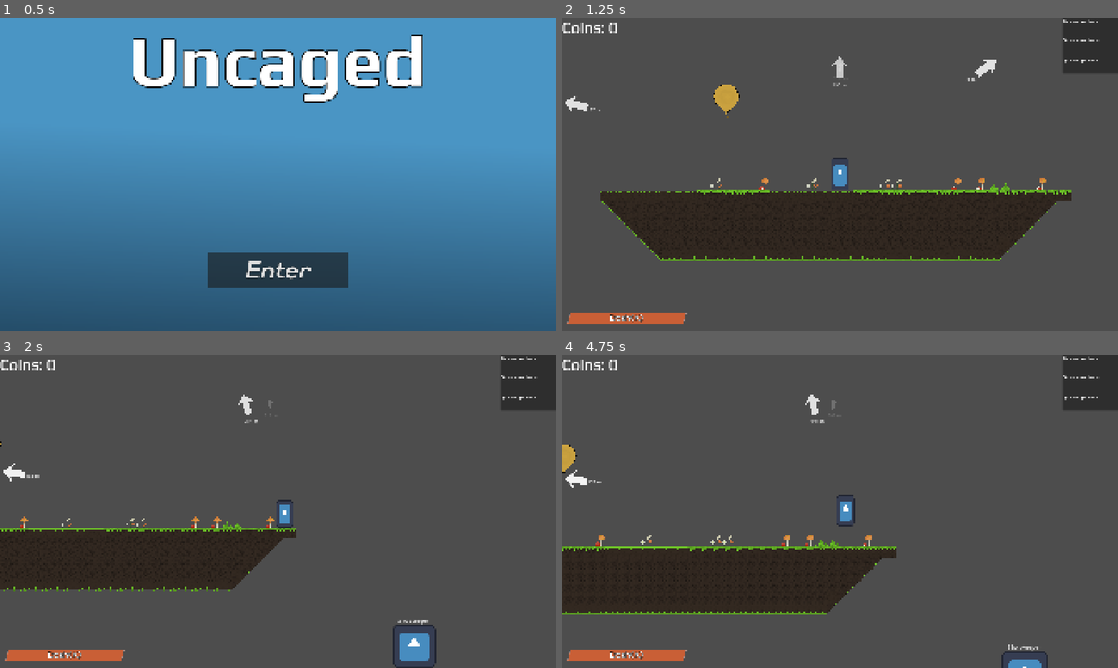
Above: before the commit, frames 1-4 (two rows, left to right).
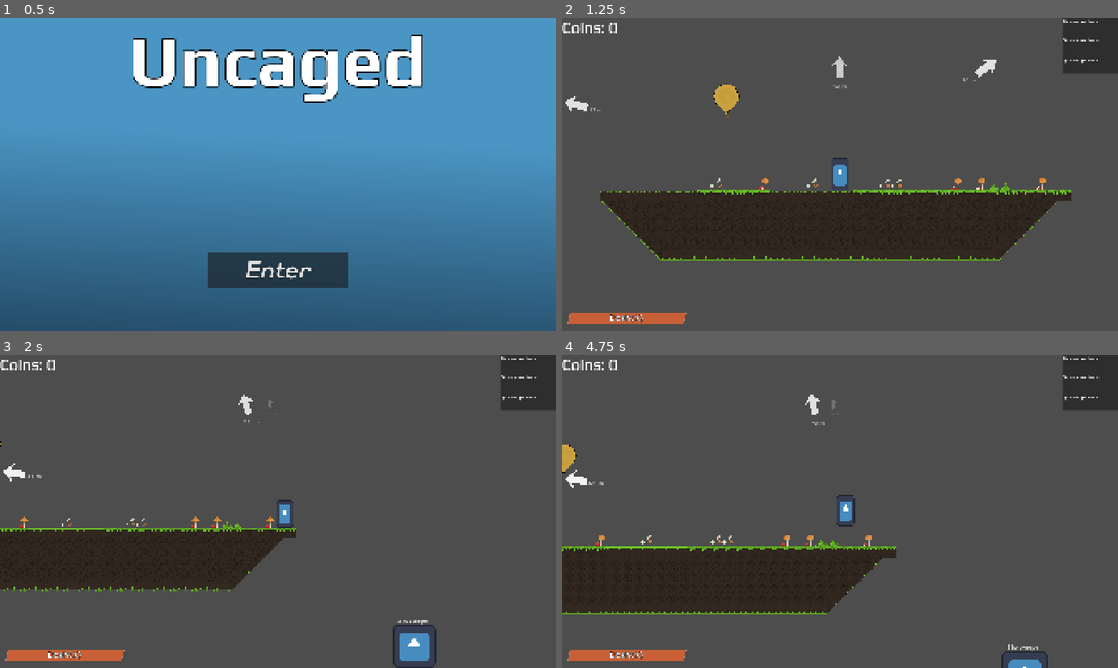
Above: after the commit, the same moments.

Repository: tjr5555/Uncaged
Game: Godot game, scene res://scenes/main_menu.tscn
Same seed, same stepped clock (60 frames per second), same inputs: the game is played once before the commit and once after it. The engine's default icon, where the game draws it, is replaced by a stand-in: a white triangle on a blue panel in a dark square.
Inputs (mouse positions are in pixels of both pictures, inside the frame that each line leads up to):
- Up to frame 1 (0.5 s): no input
- Up to frame 2 (1.25 s): click "Enter" at 0.5 s
- Up to frame 3 (2 s): tap Enter at 1.25 s; move the mouse to (400, 495) at 1.27 s; hold Right (ui_right) from 1.28 s (still down); tap E (Dash) at 1.35 s; click (400, 495) at 1.42 s; tap Space (ui_accept) at 1.52, 1.82 s
- Up to frame 4 (4.75 s): release Right (ui_right) at 2 s; drag from (728, 527) to (973, 614) at 2.02 s; move the mouse to (895, 442) at 2.77 s; hold Left (ui_left) 2.78-3.5 s; hold V (chat) 2.78-3.5 s; drag from (812, 574) to (1040, 624) at 3.52 s; move the mouse to (1006, 558) at 4.27 s; hold Right (ui_right) from 4.28 s (still down); tap Alt at 4.35 s; tap Space (ui_accept) at 4.52 s

Frame 1 is identical in both runs. In frame 2, less than 0.1% of the frame differs, in the area x 5-75%, y 19-30%; in frame 3, less than 0.1%; in frame 4, less than 0.1%, in the area x 4-50%, y 18-42%.

Commit message:
10/28 commit

Diff:
--- a/scenes/hint_arrow.tscn
+++ b/scenes/hint_arrow.tscn
@@ -2,6 +2,7 @@
 
 [ext_resource type="Script" uid="uid://d1l2l4b72hr3p" path="res://scripts/hint_arrow.gd" id="1_i6sfg"]
 [ext_resource type="Texture2D" uid="uid://d4c2bce6q7mbu" path="res://assets/arrow.png" id="2_nhxtg"]
+[ext_resource type="FontFile" uid="uid://b18ofjevqi05d" path="res://fonts/Elms_Sans/static/ElmsSans-SemiBold.ttf" id="3_nhxtg"]
 
 [node name="HintArrow" type="Node2D" unique_id=869631899]
 script = ExtResource("1_i6sfg")
@@ -16,10 +17,14 @@
 texture = ExtResource("2_nhxtg")
 
 [node name="DistanceLabel" type="Label" parent="." unique_id=780969675]
-offset_left = -65.0
-offset_top = 27.0
-offset_right = 65.0
-offset_bottom = 53.0
+offset_left = -70.0
+offset_top = 20.0
+offset_right = 70.0
+offset_bottom = 60.0
+pivot_offset = Vector2(70, 20)
+theme_override_constants/outline_size = 2
+theme_override_fonts/font = ExtResource("3_nhxtg")
+theme_override_font_sizes/font_size = 16
 text = "Distance Label"
 horizontal_alignment = 1
 vertical_alignment = 1
--- a/scripts/hint_arrow.gd
+++ b/scripts/hint_arrow.gd
@@ -12,7 +12,7 @@
 	label.modulate = color
 	label.visible = show_label
 
-func update_hint(pos: Vector2, angle: float, distance_text: String, alpha: float, arrow_scale: float) -> void:
+func update_hint(pos: Vector2, angle: float, distance_text: String, alpha: float, arrow_scale: float, label_scale: float) -> void:
 	position = pos
 	arrow.rotation = angle
 	arrow.scale = Vector2.ONE * arrow_scale
@@ -25,5 +25,7 @@
 	label.text = distance_text
 	var label_size := label.get_minimum_size()
 	label.size = label_size
-	var radius := arrow.size.x * arrow_scale * 0.5 + LABEL_GAP
+	label.pivot_offset = label_size * 0.5
+	label.scale = Vector2.ONE * label_scale
+	var radius := arrow.size.x * arrow_scale * 0.5 + LABEL_GAP * label_scale
 	label.position = -Vector2.from_angle(angle) * radius - label_size * 0.5
--- a/scripts/hint_manager.gd
+++ b/scripts/hint_manager.gd
@@ -14,7 +14,8 @@
 const MIN_SCALE = 0.08
 const PRECISE_RANGE_M = 300.0
 const FAR_STEP = 10
-
+const LABEL_MIN_SCALE = 0.8
+const LABEL_MAX_SCALE = 1.25
 
 var arrows: Dictionary = {}
 
@@ -84,9 +85,15 @@
 
 	var distance_alpha := clampf(remap(distance, NEAR_DISTANCE, FAR_DISTANCE, 1.0, FAR_ALPHA), FAR_ALPHA, 1.0)
 	var arrow_scale := clampf(remap(distance, NEAR_DISTANCE, FAR_DISTANCE, MAX_SCALE, MIN_SCALE), MIN_SCALE, MAX_SCALE)
+	var closeness := inverse_lerp(MIN_SCALE, MAX_SCALE, arrow_scale)
+	var label_scale := lerpf(LABEL_MIN_SCALE, LABEL_MAX_SCALE, closeness)
 	var edge_pos := _ray_to_rect_edge(screen_center, dir, safe_rect)
 
-	arrow.update_hint(edge_pos, dir.angle(), _label_text(target, distance), distance_alpha * arrow.presence, arrow_scale)
+	arrow.update_hint(edge_pos, dir.angle(), _label_text(target, distance), distance_alpha * arrow.presence, arrow_scale, label_scale)
+
+
+
+
 
 
 func _ray_to_rect_edge(origin: Vector2, dir: Vector2, rect: Rect2) -> Vector2:
--- a/scripts/ui.gd
+++ b/scripts/ui.gd
@@ -7,6 +7,18 @@
 var dash_display: float = 0.0
 var last_mode: Global.Mode
 var layout_tween: Tween
+const COINS_TWEEN_TIME = 0.4
+var coins_display: float = 0.0
+var coins_target: float = 0.0
+var coins_tween: Tween
+
+const POP_SCALE = 1.2
+const POP_UP_TIME = 0.12
+const POP_DOWN_TIME = 0.45
+const GAIN_COLOR = Color(0.22, 0.98, 0.45)
+
+var pop_tween: Tween
+var label_base_modulate: Color = Color.WHITE
 
 func _ready() -> void:
 	dash_bar.max_value = Global.max_dashes
@@ -14,6 +26,10 @@
 	dash_bar.value = dash_display
 	last_mode = Global.mode
 	_set_layout(Global.mode, true)
+
+	label_base_modulate = $coinsLabel.modulate
+	coins_target = float(Global.total_coins)
+	_set_coins_display(coins_target)
 
 func set_boost(current: float, maximum: float) -> void:
 	boost_bar.max_value = maximum
@@ -42,8 +58,41 @@
 	dash_display = lerpf(dash_display, float(Global.dashes), 1.0 - exp(-12.0 * delta))
 	dash_bar.value = dash_display
 
-	$coinsLabel.text = "Coins: " + str(int(Global.total_coins))
+	_check_coins()
 
 	if Global.mode != last_mode:
 		last_mode = Global.mode
 		_set_layout(Global.mode, false)
+
+func _set_coins_display(value: float) -> void:
+	coins_display = value
+	$coinsLabel.text = "Coins: " + str(roundi(coins_display))
+	$coinsLabel.pivot_offset = Vector2(0.0, $coinsLabel.size.y * 0.5)
+
+func _check_coins() -> void:
+	var current := float(Global.total_coins)
+	if current == coins_target:
+		return
+
+	var gained := current > coins_target
+	coins_target = current
+
+	if coins_tween and coins_tween.is_valid():
+		coins_tween.kill()
+
+	coins_tween = create_tween().set_trans(Tween.TRANS_QUAD).set_ease(Tween.EASE_OUT)
+	coins_tween.tween_method(_set_coins_display, coins_display, coins_target, COINS_TWEEN_TIME)
+
+	if gained:
+		_pop_label()
+
+func _pop_label() -> void:
+	if pop_tween and pop_tween.is_valid():
+		pop_tween.kill()
+
+	var label: Label = $coinsLabel
+	pop_tween = create_tween().set_parallel()
+	pop_tween.tween_property(label, "scale", Vector2.ONE * POP_SCALE, POP_UP_TIME).set_trans(Tween.TRANS_BACK).set_ease(Tween.EASE_OUT)
+	pop_tween.tween_property(label, "modulate", GAIN_COLOR, POP_UP_TIME)
+	pop_tween.chain().tween_property(label, "scale", Vector2.ONE, POP_DOWN_TIME).set_trans(Tween.TRANS_QUAD).set_ease(Tween.EASE_IN_OUT)
+	pop_tween.tween_property(label, "modulate", label_base_modulate, POP_DOWN_TIME)
